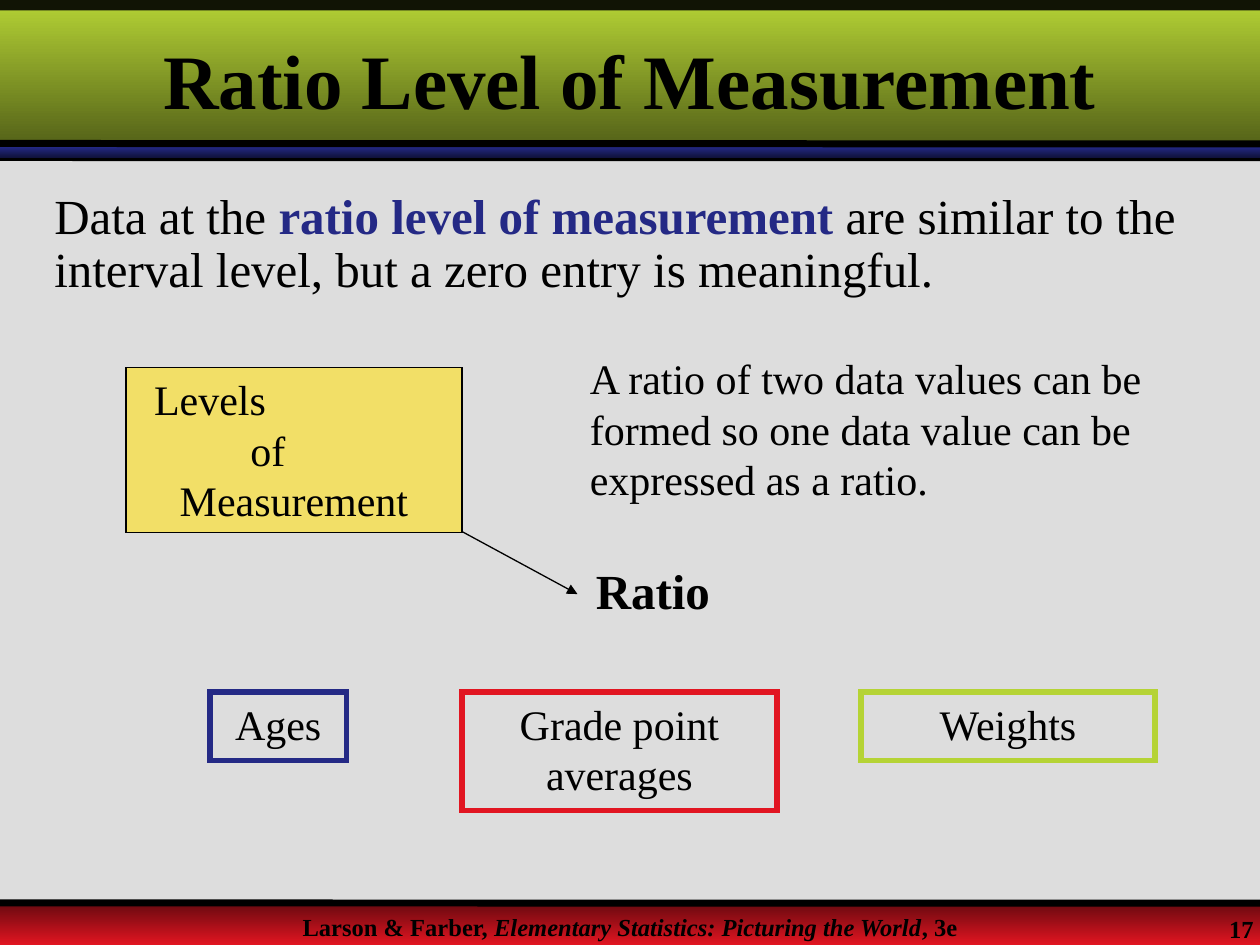
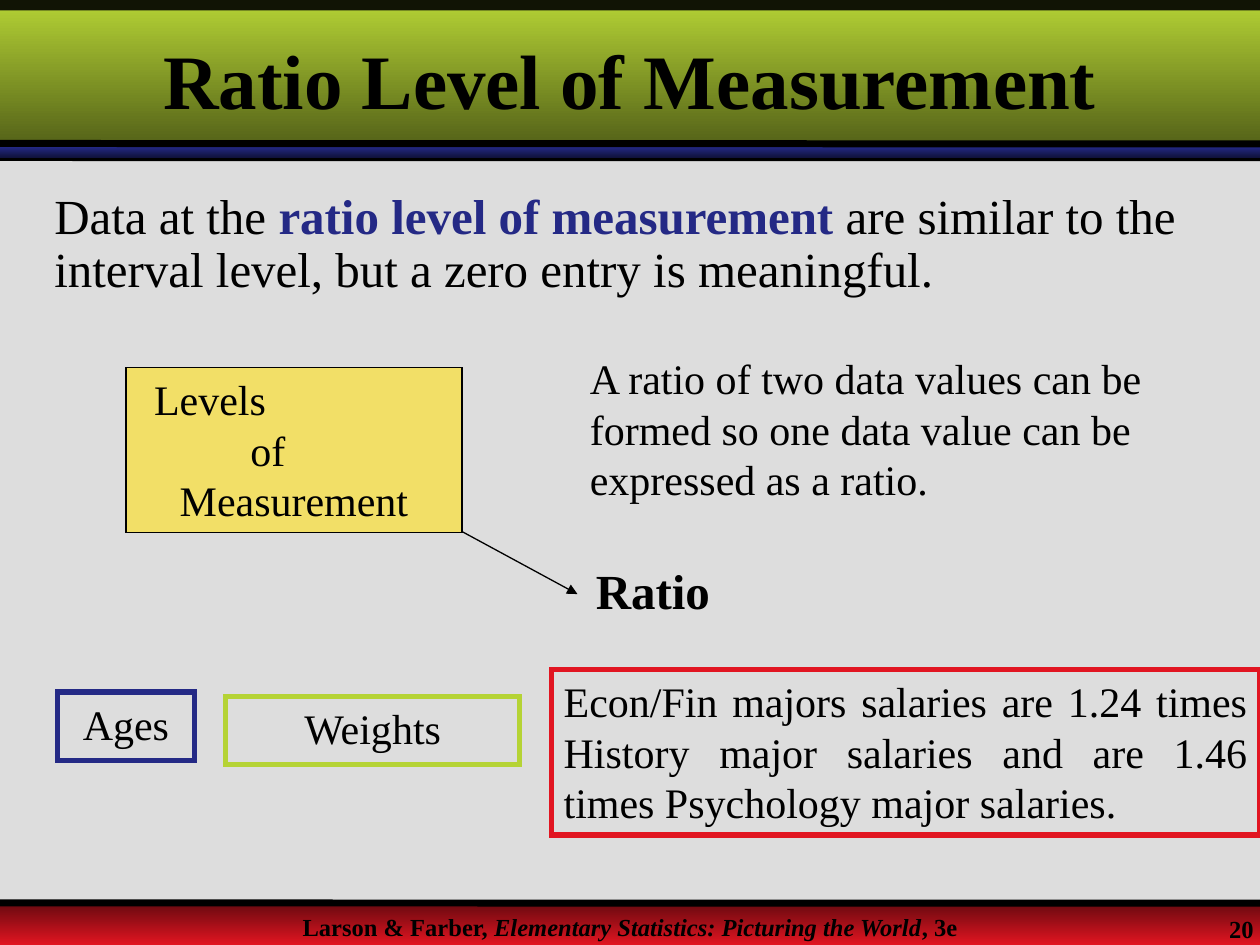
Before and after one commit to MMabaso/Quantitative-Techniques-Lecture, a slide deck: slide 20 of QTS105D/Lecture1.pptx (slide 17 before the commit). Drawn at 1260x945 pixels with LibreOffice and Linux fonts; fonts in the diff are those of the drawing; background and template pictures are left out. Boxes give left, top, right and bottom in pixels: in the first picture for what was removed or moved away, otherwise in the second. Text is boxed around its words. In the diff, an @@ line names an element or a change of style, - is before the commit and + after.

```diff
--- a/QTS105D/Lecture1.pptx
+++ b/QTS105D/Lecture1.pptx
@@ rectangle "Econ/Fin majors salaries are 1.24 ...": place and size @@
-rectangle "Econ/Fin majors salaries are 1.24 ..." at (462, 692, 777, 810)
+rectangle "Econ/Fin majors salaries are 1.24 ..." at (552, 669, 1260, 834)
@@ text in rectangle at (564, 688, 1247, 827): text changed @@
-Grade point averages
+Econ/Fin majors salaries are 1.24 times History major salaries and are 1.46 times Psychology major salaries.
@@ rectangle "Ages": place and size @@
-rectangle "Ages" at (210, 692, 346, 760)
+rectangle "Ages" at (58, 692, 194, 760)
@@ rectangle "Weights": place and size @@
-rectangle "Weights" at (861, 692, 1154, 760)
+rectangle "Weights" at (226, 697, 519, 765)
@@ page number at (1229, 921, 1254, 943): text changed @@
-17
+20
```
Also in this commit, not shown: 9 other slides changed, 9 slides added, 2 slides removed.
